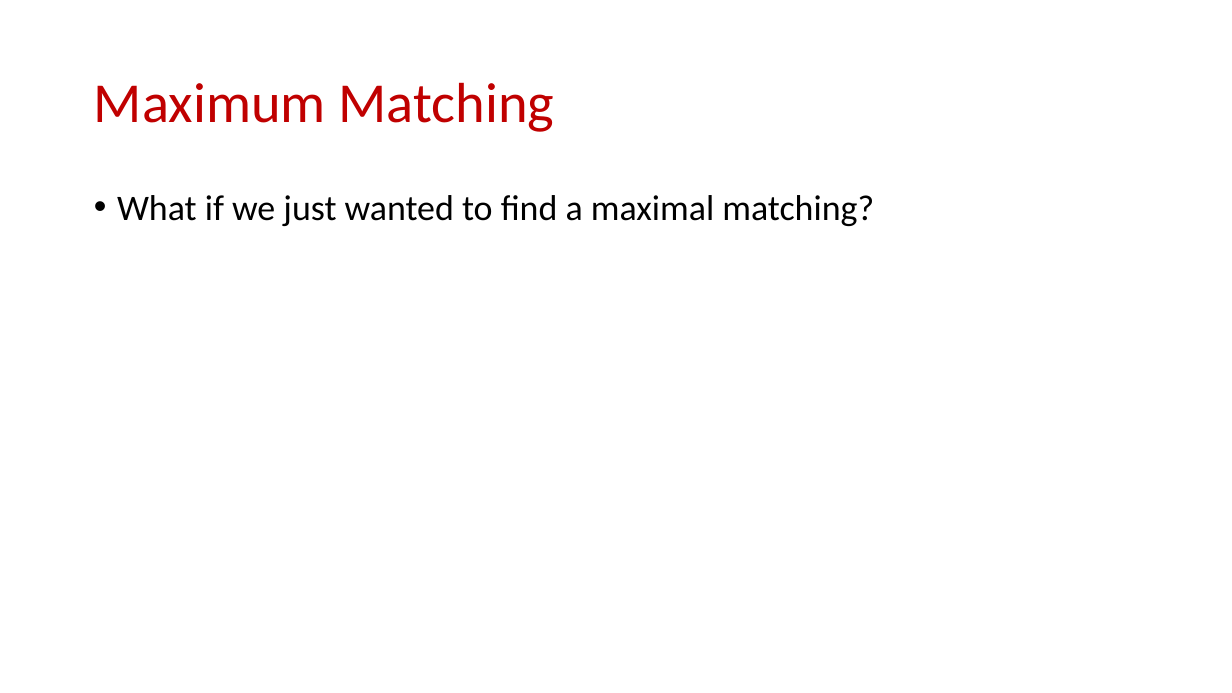
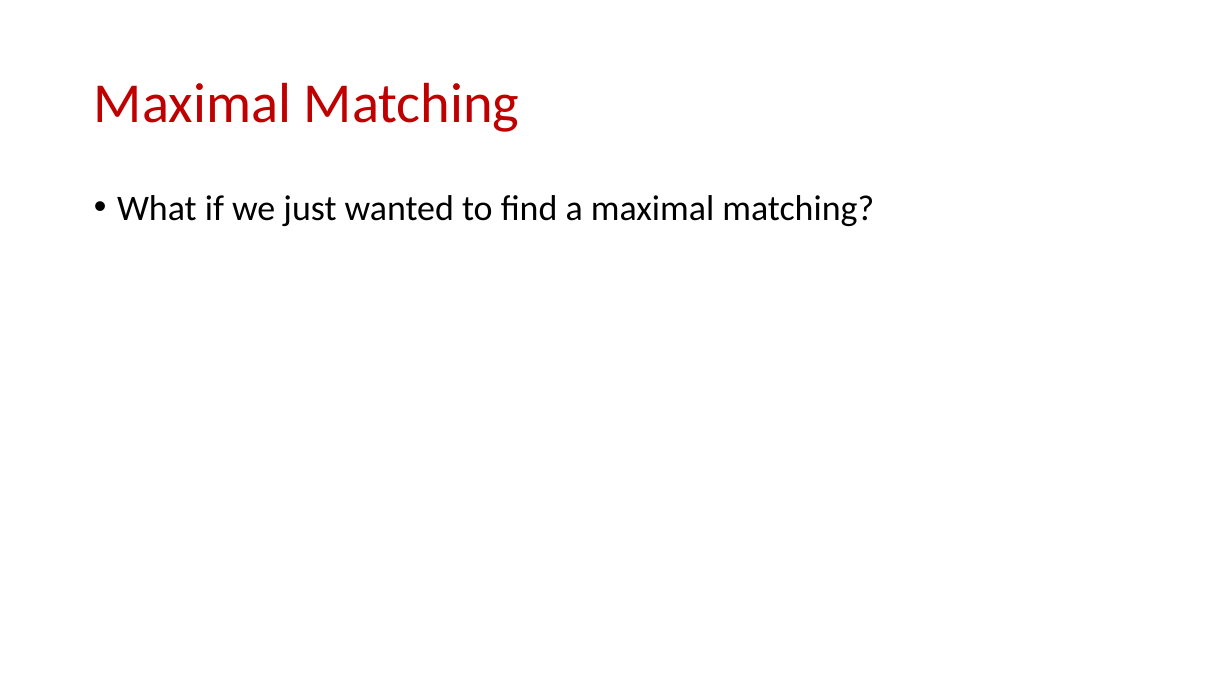
Before and after one commit to samsonzhou/samsonzhou.github.io, a slide deck: slide 31 of CSCE689-23/L19.pptx (slide 30 before the commit). Drawn at 1232x693 pixels with LibreOffice and Linux fonts; fonts in the diff are those of the drawing. Boxes give left, top, right and bottom in pixels: in the first picture for what was removed or moved away, otherwise in the second. Text is boxed around its words. In the diff, an @@ line names an element or a change of style, - is before the commit and + after.

```diff
--- a/CSCE689-23/L19.pptx
+++ b/CSCE689-23/L19.pptx
@@ title at (94,82,520,132): text changed @@
-Maximum Matching
+Maximal Matching
```
Also in this commit, not shown: 3 slides added, 2 other files.
